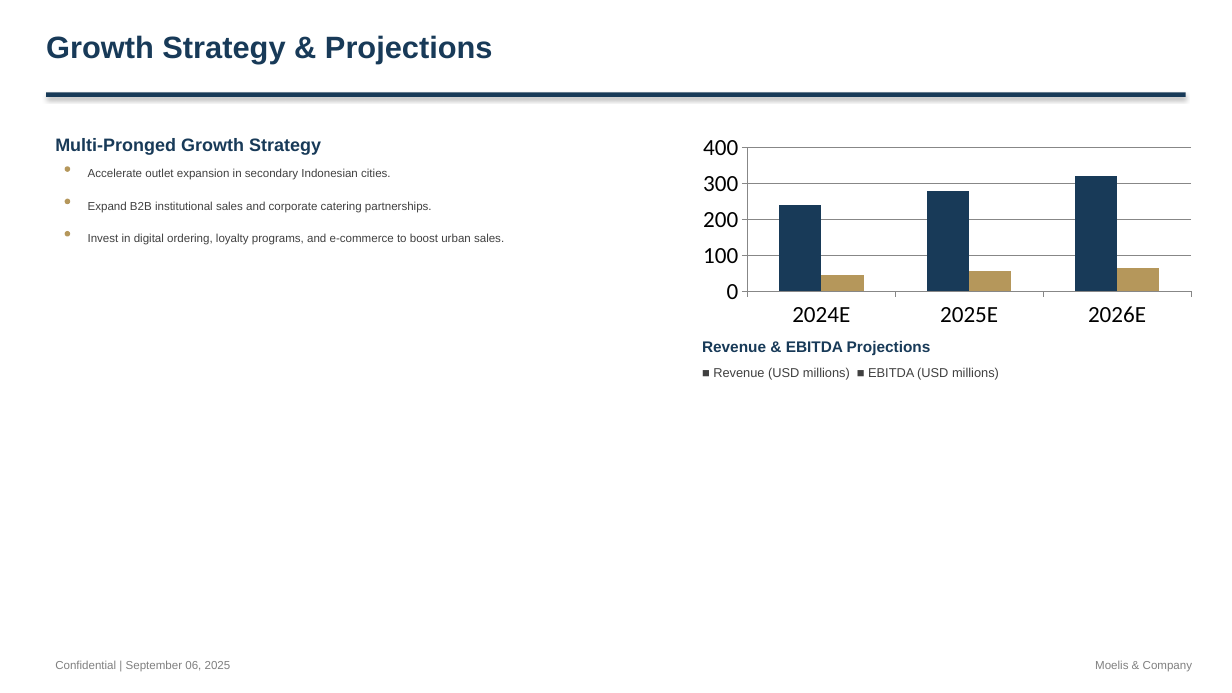
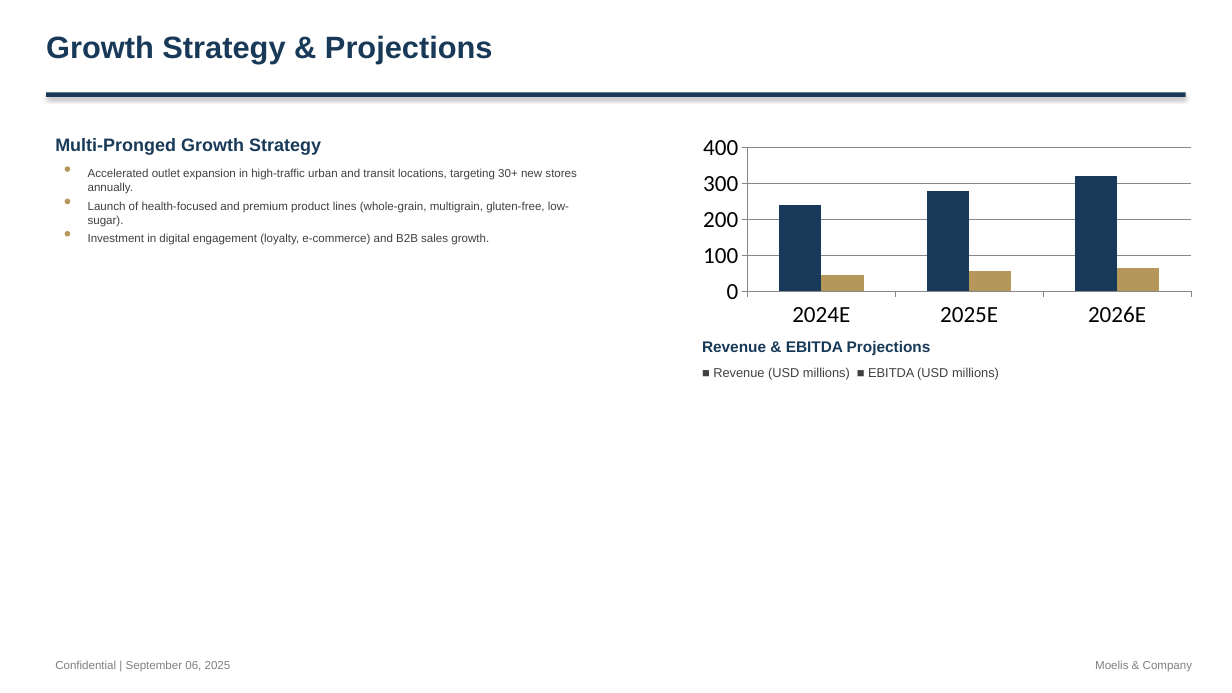
Before and after one commit to alinvb/slide_generator, a slide deck: slide 7 of ai_generated_deck.pptx (slide 8 before the commit). Drawn at 1232x693 pixels with LibreOffice and Linux fonts; fonts in the diff are those of the drawing. Boxes give left, top, right and bottom in pixels: in the first picture for what was removed or moved away, otherwise in the second. Text is boxed around its words. In the diff, an @@ line names an element or a change of style, - is before the commit and + after.

```diff
--- a/ai_generated_deck.pptx
+++ b/ai_generated_deck.pptx
@@ text at (88, 168, 576, 194): text changed @@
-Accelerate outlet expansion in secondary Indonesian cities.
+Accelerated outlet expansion in high-traffic urban and transit locations, targeting 30+ new stores annually.
@@ text at (88, 201, 569, 227): text changed @@
-Expand B2B institutional sales and corporate catering partnerships.
+Launch of health-focused and premium product lines (whole-grain, multigrain, gluten-free, low-sugar).
@@ text at (88, 233, 489, 245): text changed @@
-Invest in digital ordering, loyalty programs, and e-commerce to boost urban sales.
+Investment in digital engagement (loyalty, e-commerce) and B2B sales growth.
```
Also in this commit, not shown: 10 other slides changed, 6 slides added, 3 slides removed, 4 other files.
